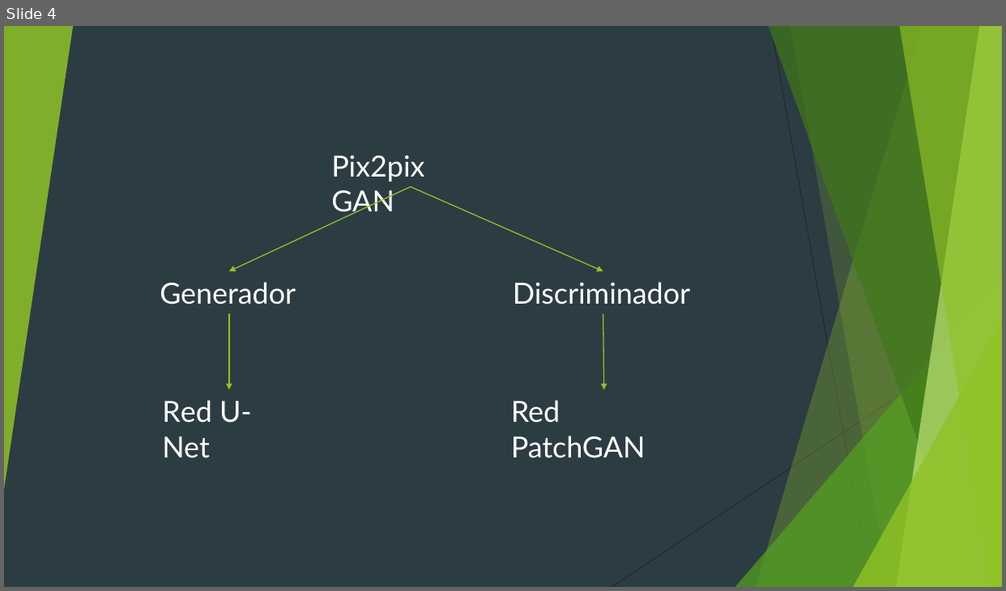
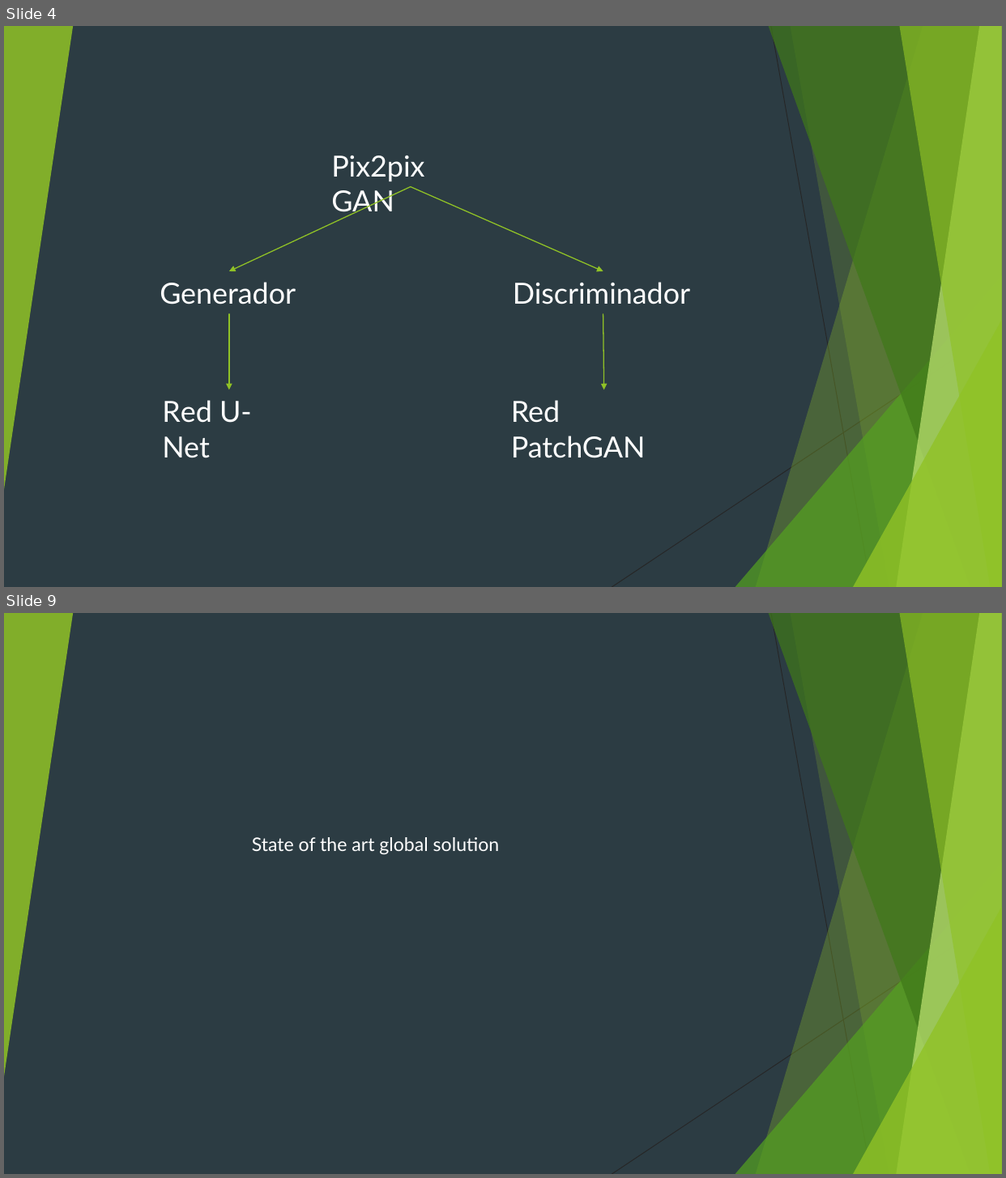
Before and after one commit to pixeldashgames/GANdela, a slide deck: GANdela.pptm. Shown one above the other, each under a label of ours: slide 4 before the commit, slides 4 and 9 after it; the slides between them are not shown. The pictures are 1006x591 and 1006x1178 pixels, drawn with LibreOffice and Linux fonts; fonts in the diff are those of the drawing. Boxes give left, top, right and bottom in pixels: in the first picture for what was removed or moved away, otherwise in the second. Text is boxed around its words. In the diff, an @@ line names an element or a change of style, - is before the commit and + after.

Commit message:
ppt completed
Missing state of the art solution

```diff
--- a/GANdela.pptm
+++ b/GANdela.pptm
@@ slide 9 added at bbox=[4, 613, 1002, 1174], background #2C3C43; not listed: 10 template elements that a slide beside it also shows @@
@@ text added at bbox=[252, 837, 500, 854], 18 pt, text #FFFFFF @@
+State of the art global solution
```
Also in this commit, not shown: 2 slides changed, 7 other slides added, 2 slides removed, 11 other files.
